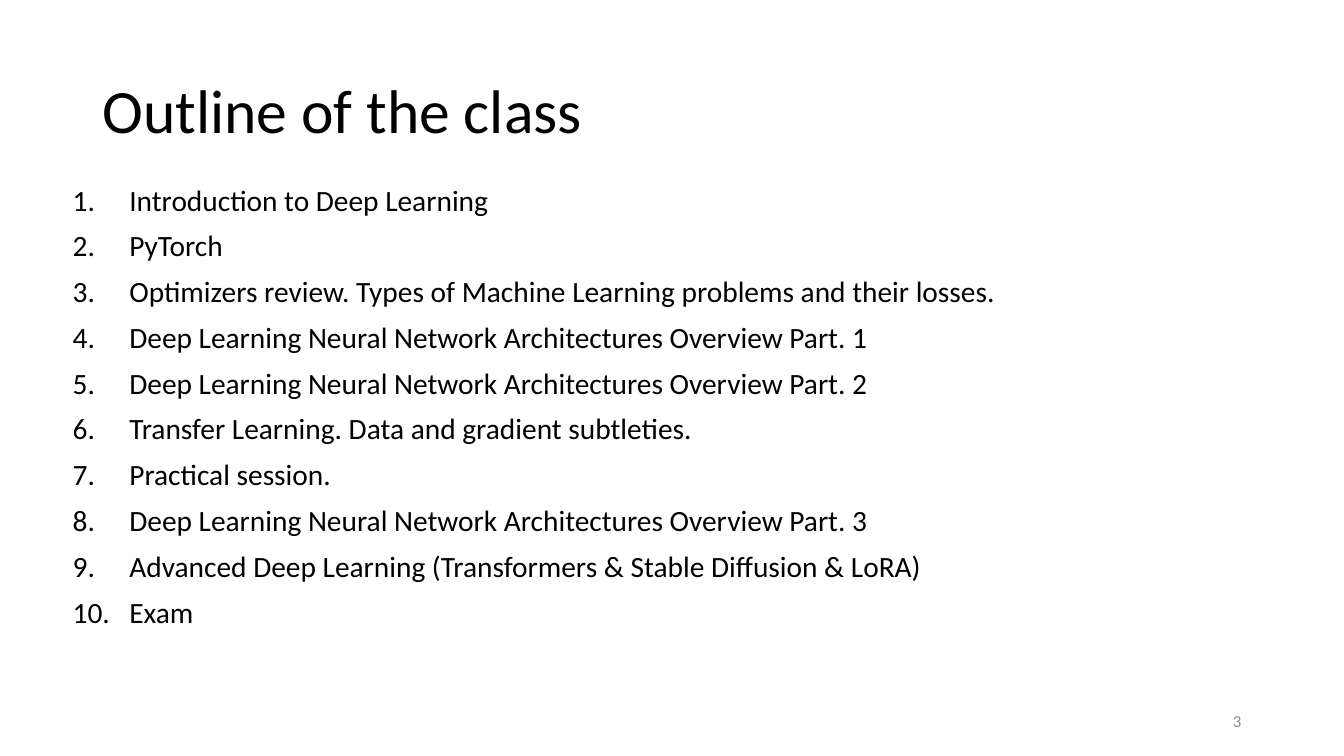
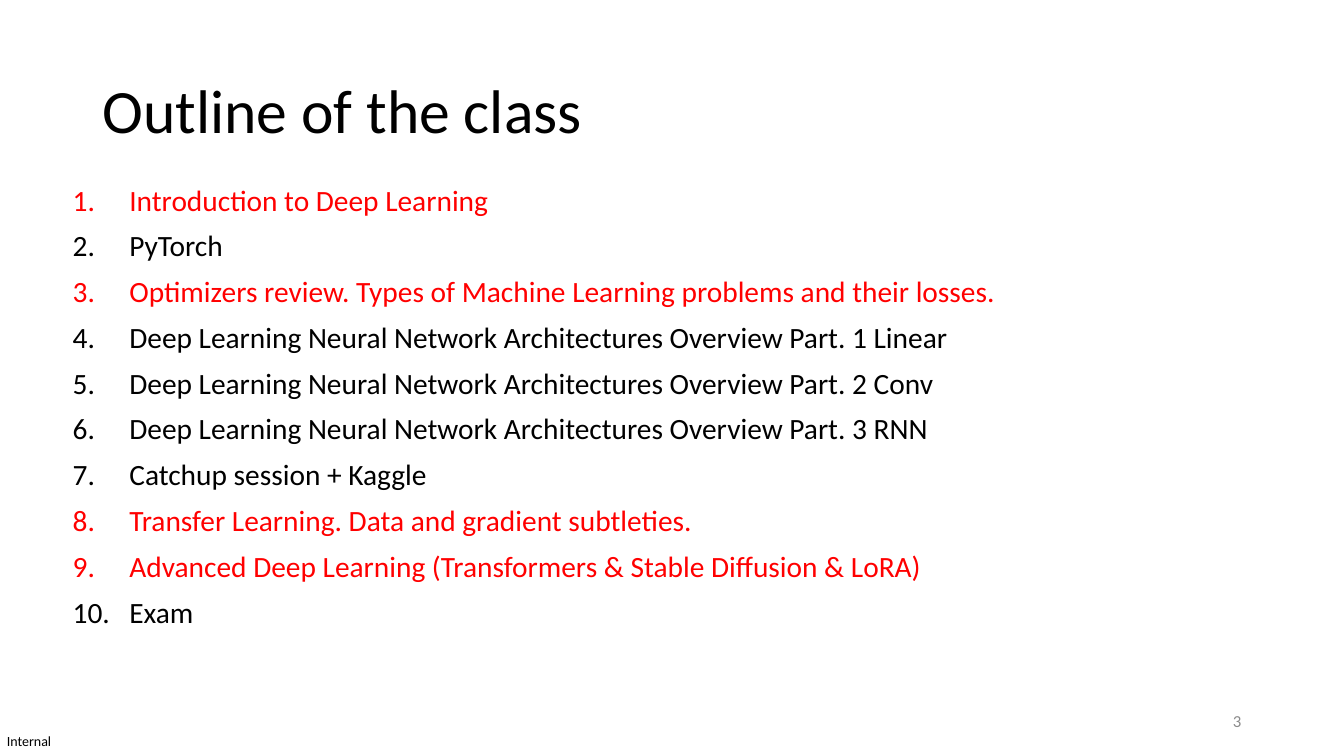
Before and after one commit to MICS-Lab/DeepLearningCourse2025, a slide deck: slide 3 of Slides/Slides_1.pptx. Drawn at 1344x756 pixels with LibreOffice and Linux fonts; fonts in the diff are those of the drawing. Boxes give left, top, right and bottom in pixels: in the first picture for what was removed or moved away, otherwise in the second. Text is boxed around its words. In the diff, an @@ line names an element or a change of style, - is before the commit and + after.

```diff
--- a/Slides/Slides_1.pptx
+++ b/Slides/Slides_1.pptx
@@ text at (129, 190, 995, 582): text colour #000000 to #FF0000 in "Introduction to Deep Learning", "Optimizers review. Types of Machine Learning problems ...", "Transfer Learning. Data and gradient subtleties.", "Advanced Deep Learning (Transformers & Stable Diffusion ..." @@
@@ text at (129, 327, 947, 490): text changed @@
-4. Deep Learning Neural Network Architectures Overview Part. 1
-5. Deep Learning Neural Network Architectures Overview Part. 2
+4. Deep Learning Neural Network Architectures Overview Part. 1 Linear
+5. Deep Learning Neural Network Architectures Overview Part. 2 Conv
+6. Deep Learning Neural Network Architectures Overview Part. 3 RNN
+7. Catchup session + Kaggle
@@ text at (129, 464, 867, 536): paragraphs removed @@
-7. Practical session.
-8. Deep Learning Neural Network Architectures Overview Part. 3
@@ text added at (7, 736, 51, 746), 10 pt, text #000000 @@
+Internal
```
Also in this commit, not shown: 33 other slides changed.
